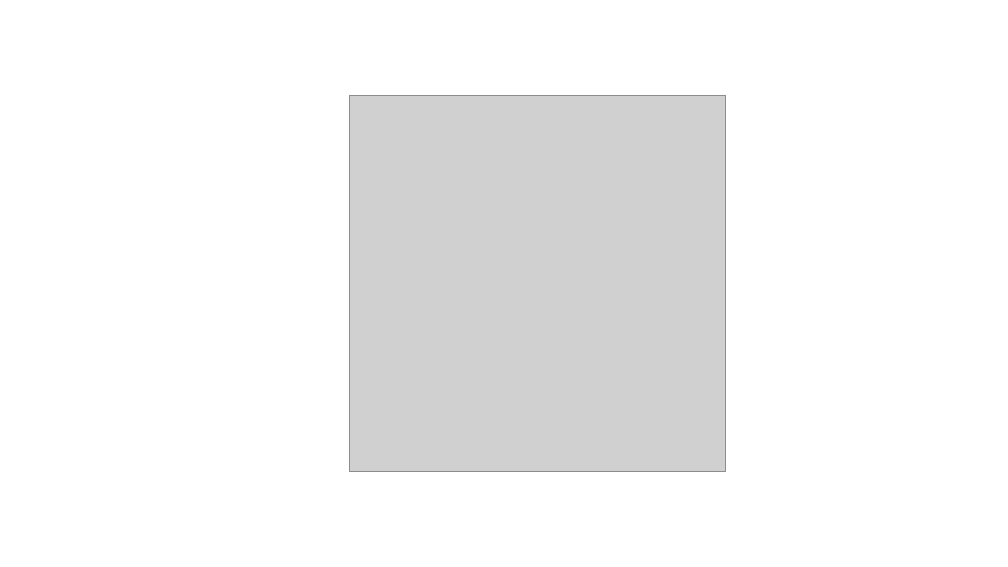
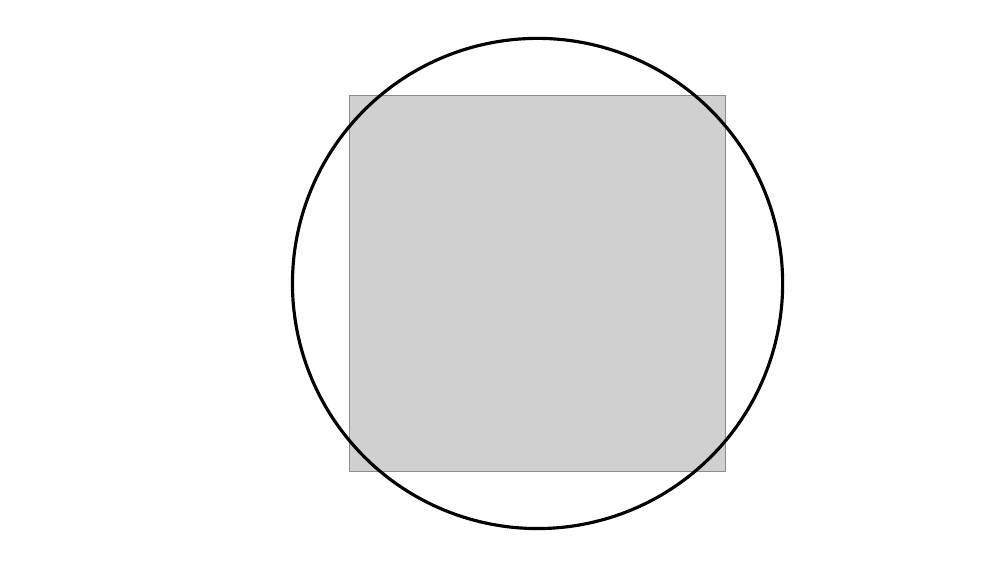
Before and after one commit to mrsunny0/hackathon-projects-website, a slide deck: slide 4 of src/img/_drafts/draft.pptx. Drawn at 1008x567 pixels with LibreOffice and Linux fonts; fonts in the diff are those of the drawing; grey boxes stand for pictures. Boxes give left, top, right and bottom in pixels: in the first picture for what was removed or moved away, otherwise in the second. Text is boxed around its words. In the diff, an @@ line names an element or a change of style, - is before the commit and + after.

```diff
--- a/src/img/_drafts/draft.pptx
+++ b/src/img/_drafts/draft.pptx
@@ ellipse added at (293,39,783,529), outline #000000 3 pt @@
```
Also in this commit, not shown: 2 slides added, 21 other files.
